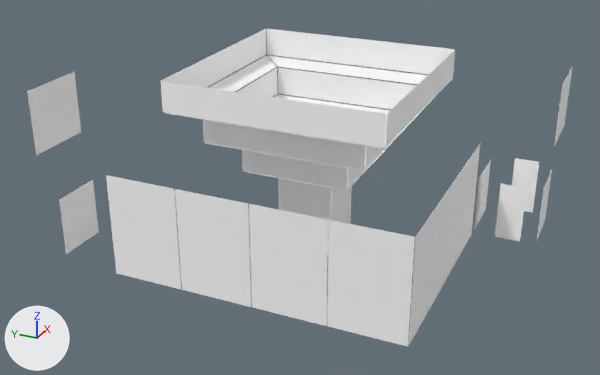
An edit to the glTF model webVR/models/glbModels/glass.glb, drawn before and after from the same camera.
Rendered twice from a 50 mm lens placed at (-89.2, -42.1, 47.1), pointed at (-9.3, -6.1, 7.1). Arrows for +X, +Y and +Z are at lower left; the lights stay in place. Where no turn or scale is listed for an object, it has been applied to the vertices. Vertices at the same position are counted once.

Names of what the first picture shows: 'glass.001'.
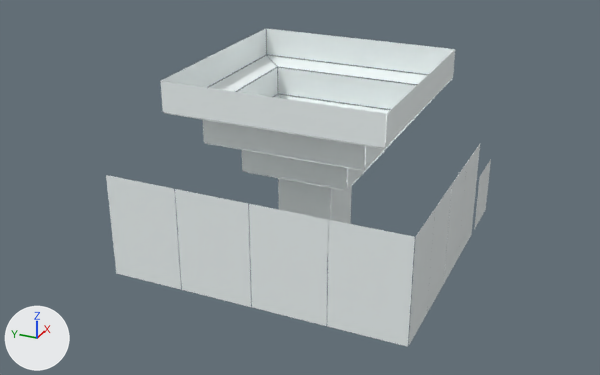
Boxes (x1, y1, x2, y2) around the edits, measured in the pictures (600 x 375 px):
'glass.001', reshaped (29% narrower): before (27, 28, 573, 347); after (106, 28, 491, 347)
part 1 of me_glass_001, deleted: before (27, 66, 573, 254)
part 2 of me_glass_001, cut back: before (106, 120, 491, 346); after (174, 144, 491, 313)
part 3 of me_glass_001, deleted: before (245, 68, 278, 97)
part 4 of me_glass_001, deleted: before (324, 74, 354, 104)
part 5 of me_glass_001, recoloured: (160, 28, 455, 220) in both

The change, as a list of edits to the scene's bpy script:
```text
Add mat_diffuse_0:
    mat_diffuse_0 = principled_material('diffuse_0')
    mat_diffuse_0.base_color = (0.935, 1.0, 1.0)  # white #f8ffff
    mat_diffuse_0.roughness = 0.0
Change me_glass_001:
    used by ob_glass_001; location = (0.0, 0.0, 0.0)
    remove me_glass_001.from_pydata(...)  # 23283 vertices, 48769 faces; spans x -24.3..9.9, y -32.4..18.9, z -0.1..21.4
    add me_glass_001.from_pydata(...)  # 10777 vertices, 11415 faces; spans x -24.3..8.7, y -24.3..9.8, z -0.1..21.4
    me_glass_001 part 1: 6 loose pieces with 8692 vertices, spanning x -24.0..9.9, y -32.4..18.9, z -0.1..19.8, are deleted
    me_glass_001 part 2: 1566 vertices moved within x -24.3..8.7, y -24.3..9.8, z -0.1..11.8; 3863 vertices removed from x -24.3..8.7, y -24.3..9.8, z -0.1..15.7; 51 vertices added at x -24.3..8.7, y -24.3..9.8, z -0.1..11.8
    me_glass_001 part 3: 1 vertex removed from x -4.2, y 2.1, z 15.7
    me_glass_001 part 4: 1 vertex removed from x 2.1, y -4.2, z 15.7
    me_glass_001 part 5: 3051 faces spanning x -24.3..8.7, y -24.3..9.8, z -0.1..21.4 switch from mat_glass_window_neutral_001 (white #ffffff) to mat_diffuse_0 (white #f8ffff)
```
